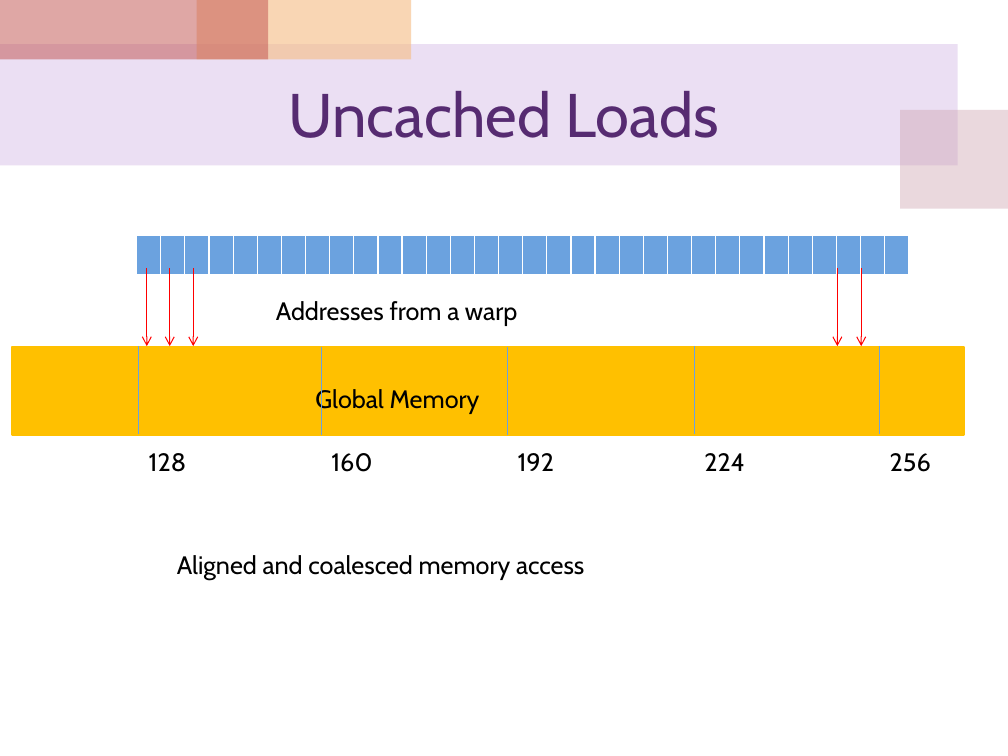
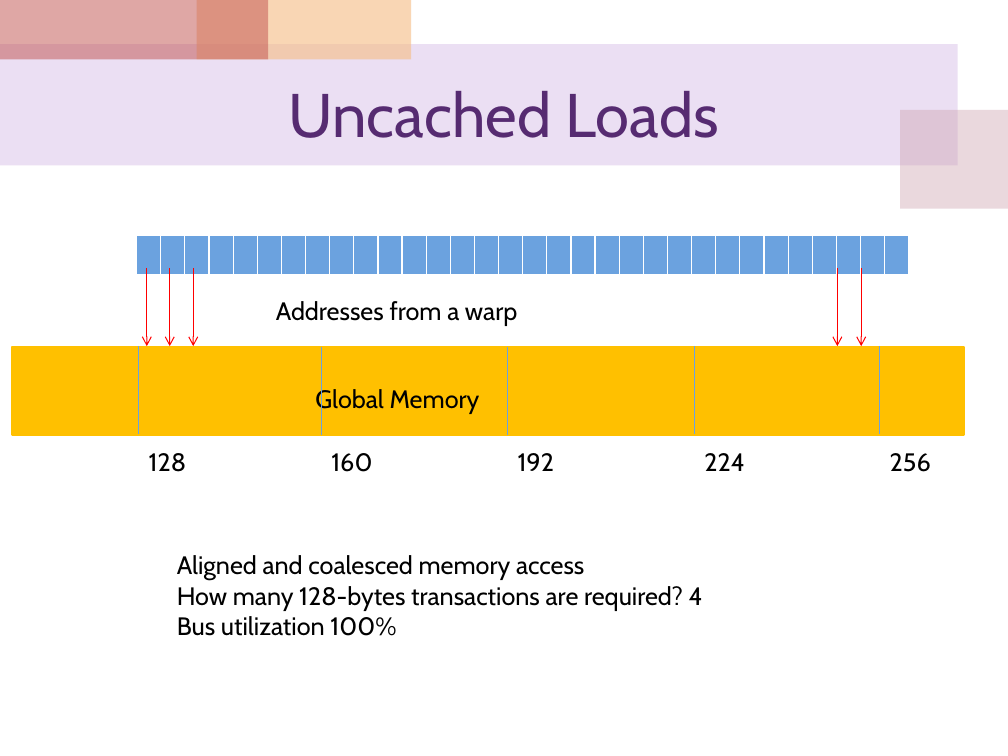
Before and after one commit to cocojk/major, a slide deck: slide 52 of gpu/EE817 Lecture 5 CUDA Memory Architecture.pptx (slide 49 before the commit). Drawn at 1008x756 pixels with LibreOffice and Linux fonts; fonts in the diff are those of the drawing. Boxes give left, top, right and bottom in pixels: in the first picture for what was removed or moved away, otherwise in the second. Text is boxed around its words. In the diff, an @@ line names an element or a change of style, - is before the commit and + after.

```diff
--- a/gpu/EE817 Lecture 5 CUDA Memory Architecture.pptx
+++ b/gpu/EE817 Lecture 5 CUDA Memory Architecture.pptx
@@ text at (177,586,703,636): paragraphs added @@
+How many 128-bytes transactions are required? 4
+Bus utilization 100%
```
Also in this commit, not shown: 12 other slides changed, 6 slides added, 2 other files.
